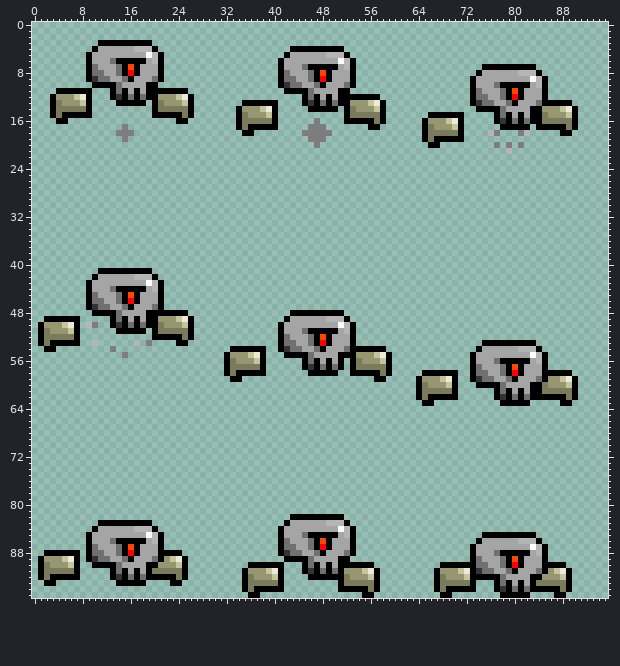
Edited in one commit: sprite sheet (Assets/Sprites/Enemies/CHAIN Bot/ChainBotDeath.png). The first picture shows the starting point.
The file is 384x384 pixels, drawn in blocks of 4x4; one block is one cell here. Colours within 5 levels of each other are drawn and written as one.
After:
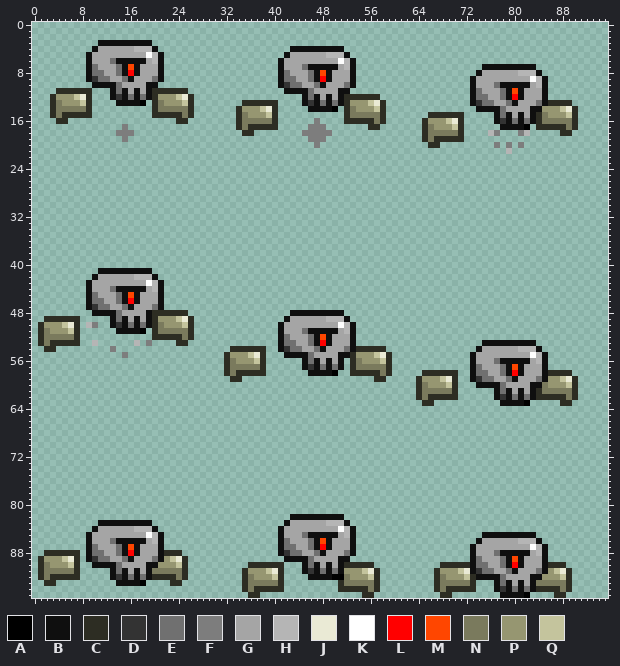
Palette (. is transparent): A #000000  B #0f0f0f  C #2d2d23  D #333333  E #707070  F #7d7d7d  G #a5a5a5  H #b5b5b5  J #eaead5  K #ffffff  L #ff0000  M #ff4600  N #7a7a5d  P #969671  Q #c4c49d
Edits made:
Changed rows in their new state; - is an unchanged pixel.
first column x 3:
 3 --------BBBBBBBBB-----------------------------------------------------------------------
 4 -------B---------B----------------------BBBBBBBBB---------------------------------------
 5 ------B-----------B--------------------B---------B--------------------------------------
 6 ------B----BBBBB--B-------------------B-----------B-------------------------------------
 7 ------B-----B-B---B-------------------B----BBBBB--B---------------------BBBBBBBBB-------
 8 ------B-----B-B---B-------------------B-----B-B---B--------------------B---------B------
 9 ------B------B----B-------------------B-----B-B---B-------------------B-----------B-----
10 -------BBBB-----BB--------------------B------B----B-------------------B----BBBBB--B-----
11 -CCCCCC---B-B-B-BCCCCCC----------------BBBB-----BB--------------------B-----B-B---B-----
12 C-----C---B-B-B-BC-----C------------------B-B-B-BCCCCCC---------------B-----B-B---B-----
13 C-----C----BBBB--C-----C--------CCCCCC----B-B-B-BC-----C--------------B------B----BCCCC-
14 C-----C----------C-----C-------C-----C-----BBBB--C-----C---------------BBBB-----BB-----C
15 C-CCCCC----------CCCCC-C-------C-----C-----------C-----C-------CCCCCC-----B-B-B-BC-----C
16 -CC------------------CC--------C-----C-----------CCCCC-C------C-----C-----B-B-B-BC-----C
17 -------------------------------C-CCCCC---------------CC-------C-----C------BBBB--CCCCC-C
18 --------------------------------CC----------------------------C-----C----------------CC-
19 --------------------------------------------------------------C-CCCCC-------------------
20 ---------------------------------------------------------------CC-----------------------
first column x 1:
41 ----------BBBBBBBBB-----------------------------------------------------------------------
42 ---------B---------B----------------------------------------------------------------------
43 --------B-----------B---------------------------------------------------------------------
44 --------B----BBBBB--B---------------------------------------------------------------------
45 --------B-----B-B---B---------------------------------------------------------------------
46 --------B-----B-B---B---------------------------------------------------------------------
47 --------B------B----B---------------------------------------------------------------------
48 ---------BBBB-----BCCCCCC-----------------BBBBBBBBB---------------------------------------
49 -CCCCCC-----B-B-B-BC-----C---------------B---------B--------------------------------------
50 C-----C-----B-B-B-BC-----C--------------B-----------B-------------------------------------
51 C-----C------BBBB--C-----C--------------B----BBBBB--B-------------------------------------
52 C-----C------------CCCCC-C--------------B-----B-B---B-------------------------------------
53 C-CCCCC----------------CC---------------B-----B-B---B---------------------BBBBBBBBB-------
54 -CC-----------------------------CCCCCC--B------B----BCCCCC---------------B---------B------
55 -------------------------------C-----C---BBBB-----BBC-----C-------------B-----------B-----
56 -------------------------------C-----C------B-B-B-B-C-----C-------------B----BBBBB--B-----
57 -------------------------------C-----C------B-B-B-B-C-----C-------------B-----B-B---B-----
58 -------------------------------C-CCCCC-------BBBB---CCCCC-C-----CCCCCC--B-----B-B---BCCCC-
59 --------------------------------CC----------------------CC-----C-----C--B------B----B----C
60 ---------------------------------------------------------------C-----C---BBBB-----BB-----C
61 ---------------------------------------------------------------C-----C------B-B-B-BC-----C
62 ---------------------------------------------------------------C-CCCCC------B-B-B-BCCCCC-C
63 ----------------------------------------------------------------CC-----------BBBB------CC-
first column x 1:
82 ------------------------------------------BBBBBBBBB--------------------------------------
83 ----------BBBBBBBBB----------------------B---------B-------------------------------------
84 ---------B---------B--------------------B-----------B------------------------------------
85 --------B-----------B-------------------B----BBBBB--B---------------------BBBBBBBBB------
86 --------B----BBBBB--B-------------------B-----B-B---B--------------------B---------B-----
87 --------B-----B-B---B-------------------B-----B-B---B-------------------B-----------B----
88 -CCCCCC-B-----B-B---BCCC----------------B------B----B-------------------B----BBBBB--B----
89 C-----C-B------B----B---C----------------BBBB-----BB--------------------B-----B-B---B----
90 C-----C--BBBB-----BB----C----------CCCCCC---B-B-B-BCCCCC-----------CCCCCB-----B-B---BCCC-
91 C-----C-----B-B-B-B-----C---------C-----C---B-B-B-B-----C---------C-----B------B----B---C
92 C-CCCCC-----B-B-B-BCCCC-C---------C-----C----BBBB-------C---------C-----CBBBB-----BB----C
93 -CC----------BBBB-----CC----------C-----C---------C-----C---------C-----C---B-B-B-B-----C
94 ----------------------------------C-CCCCC---------CCCCC-C---------C-CCCCC---B-B-B-BCCCC-C
95 -----------------------------------CC-----------------CC-----------CC--------BBBB-----CC-
